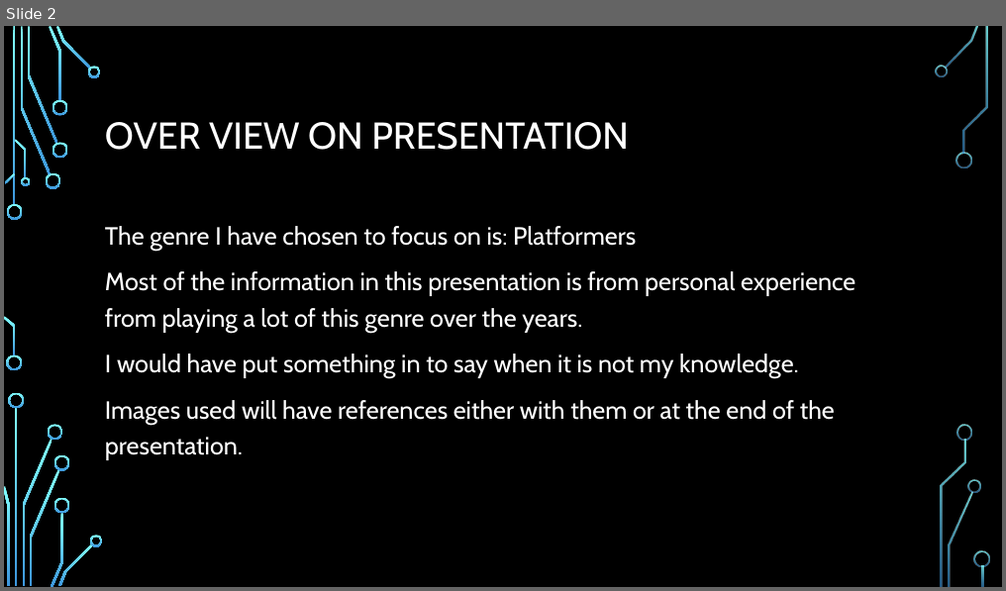
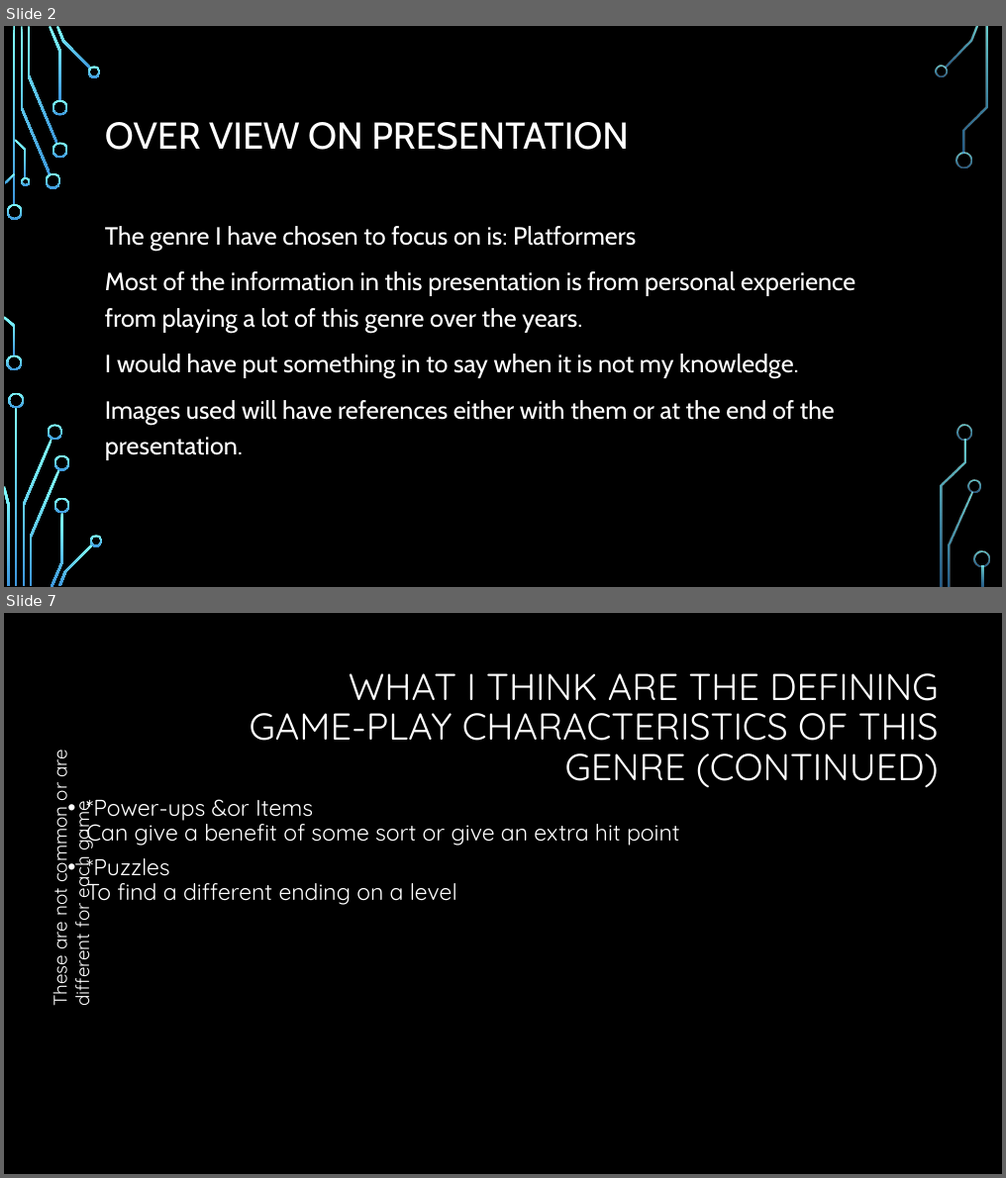
Before and after one commit to Stampard0/Assessments, a slide deck: Informational Technology (Game Design)/Part 1 Redo/Cluster - Introduction to Game Design/AT01/AT01 Video Game Case Study.pptx. Shown one above the other, each under a label of ours: slide 2 before the commit, slides 2 and 7 after it; the slides between them are not shown. The pictures are 1006x591 and 1006x1178 pixels, drawn with LibreOffice and Linux fonts; fonts in the diff are those of the drawing; background and template pictures are left out. Boxes give left, top, right and bottom in pixels: in the first picture for what was removed or moved away, otherwise in the second. Text is boxed around its words. In the diff, an @@ line names an element or a change of style, - is before the commit and + after.

```diff
--- a/Informational Technology (Game Design)/Part 1 Redo/Cluster - Introduction to Game Design/AT01/AT01 Video Game Case Study.pptx
+++ b/Informational Technology (Game Design)/Part 1 Redo/Cluster - Introduction to Game Design/AT01/AT01 Video Game Case Study.pptx
@@ slide 7 added at [4,613,1002,1174], background #000000 @@
@@ title added at [250,673,939,788], 36 pt, text #FFFFFF @@
+WHAT I THINK ARE THE DEFINING GAME-PLAY CHARACTERISTICS OF THIS GENRE (CONTINUED)
@@ text added at [45,752,95,1006], 18 pt, text #FFFFFF @@
+These are not common or are different for each game
@@ text added at [86,799,680,905], 22 pt, text #FFFFFF @@
+• *Power-ups &or Items
+  Can give a benefit of some sort or give an extra hit point
+• *Puzzles
+  To find a different ending on a level
```
Also in this commit, not shown: 1 slide changed, 8 other slides added, 1 other file.
